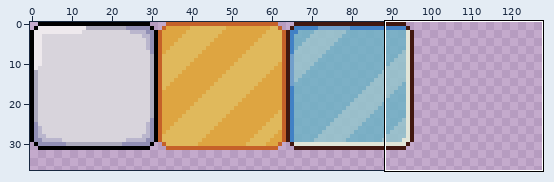
Edited in one commit: pixel-art file (common/dice/art/dices.aseprite). The first picture is a wide view before the edit; the outline marks the close-up.
Close-up. Before:
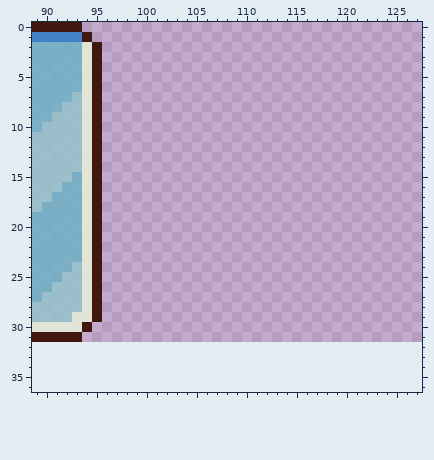
128x32 pixels, 1 frame. Colours within 5 levels of each other are drawn and written as one. Shown: x 89..127, y 0..36. The old version is drawn lined up with the new one, on the new canvas. The wide view leaves out empty margins.
After the commit:
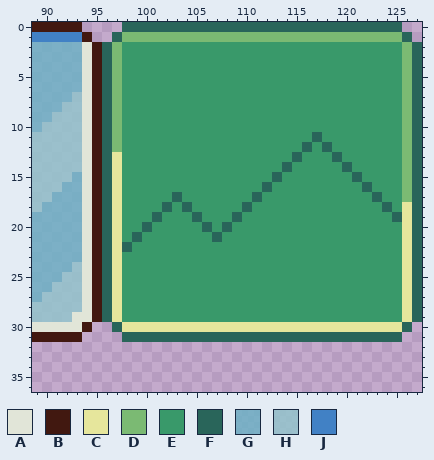
Palette (. is transparent): A #e1e5d8  B #411810  C #e6e69c  D #7bba73  E #39996a  F #29655a  G #6ab2c5cc  H #94c4ccdb  J #4181c5
From old to new:
{"change": "canvas 128x32 -> 128x128"}
{"y":0,"x":98,"old":"............................","new":"FFFFFFFFFFFFFFFFFFFFFFFFFFFF"}
{"y":1,"x":97,"old":"..............................","new":"FDDDDDDDDDDDDDDDDDDDDDDDDDDDDF"}
{"y":2,"x":96,"old":"................................","new":"FDEEEEEEEEEEEEEEEEEEEEEEEEEEEEDF"}
{"y":3,"x":96,"old":"................................","new":"FDEEEEEEEEEEEEEEEEEEEEEEEEEEEEDF"}
{"y":4,"x":96,"old":"................................","new":"FDEEEEEEEEEEEEEEEEEEEEEEEEEEEEDF"}
{"y":5,"x":96,"old":"................................","new":"FDEEEEEEEEEEEEEEEEEEEEEEEEEEEEDF"}
{"y":6,"x":96,"old":"................................","new":"FDEEEEEEEEEEEEEEEEEEEEEEEEEEEEDF"}
{"y":7,"x":96,"old":"................................","new":"FDEEEEEEEEEEEEEEEEEEEEEEEEEEEEDF"}
{"y":8,"x":96,"old":"................................","new":"FDEEEEEEEEEEEEEEEEEEEEEEEEEEEEDF"}
{"y":9,"x":96,"old":"................................","new":"FDEEEEEEEEEEEEEEEEEEEEEEEEEEEEDF"}
{"y":10,"x":96,"old":"................................","new":"FDEEEEEEEEEEEEEEEEEEEEEEEEEEEEDF"}
{"y":11,"x":96,"old":"................................","new":"FDEEEEEEEEEEEEEEEEEEEFEEEEEEEEDF"}
{"y":12,"x":96,"old":"................................","new":"FDEEEEEEEEEEEEEEEEEEFEFEEEEEEEDF"}
{"y":13,"x":96,"old":"................................","new":"FCEEEEEEEEEEEEEEEEEFEEEFEEEEEEDF"}
{"y":14,"x":96,"old":"................................","new":"FCEEEEEEEEEEEEEEEEFEEEEEFEEEEEDF"}
{"y":15,"x":96,"old":"................................","new":"FCEEEEEEEEEEEEEEEFEEEEEEEFEEEEDF"}
{"y":16,"x":96,"old":"................................","new":"FCEEEEEEEEEEEEEEFEEEEEEEEEFEEEDF"}
{"y":17,"x":96,"old":"................................","new":"FCEEEEEFEEEEEEEFEEEEEEEEEEEFEEDF"}
{"y":18,"x":96,"old":"................................","new":"FCEEEEFEFEEEEEFEEEEEEEEEEEEEFECF"}
{"y":19,"x":96,"old":"................................","new":"FCEEEFEEEFEEEFEEEEEEEEEEEEEEEFCF"}
{"y":20,"x":96,"old":"................................","new":"FCEEFEEEEEFEFEEEEEEEEEEEEEEEEECF"}
{"y":21,"x":96,"old":"................................","new":"FCEFEEEEEEEFEEEEEEEEEEEEEEEEEECF"}
{"y":22,"x":96,"old":"................................","new":"FCFEEEEEEEEEEEEEEEEEEEEEEEEEEECF"}
{"y":23,"x":96,"old":"................................","new":"FCEEEEEEEEEEEEEEEEEEEEEEEEEEEECF"}
{"y":24,"x":96,"old":"................................","new":"FCEEEEEEEEEEEEEEEEEEEEEEEEEEEECF"}
{"y":25,"x":96,"old":"................................","new":"FCEEEEEEEEEEEEEEEEEEEEEEEEEEEECF"}
{"y":26,"x":96,"old":"................................","new":"FCEEEEEEEEEEEEEEEEEEEEEEEEEEEECF"}
{"y":27,"x":96,"old":"................................","new":"FCEEEEEEEEEEEEEEEEEEEEEEEEEEEECF"}
{"y":28,"x":96,"old":"................................","new":"FCEEEEEEEEEEEEEEEEEEEEEEEEEEEECF"}
{"y":29,"x":96,"old":"................................","new":"FCEEEEEEEEEEEEEEEEEEEEEEEEEEEECF"}
{"y":30,"x":97,"old":"..............................","new":"FCCCCCCCCCCCCCCCCCCCCCCCCCCCCF"}
{"y":31,"x":98,"old":"............................","new":"FFFFFFFFFFFFFFFFFFFFFFFFFFFF"}
{"label":"added","picture_box":[102,22,422,342]}
